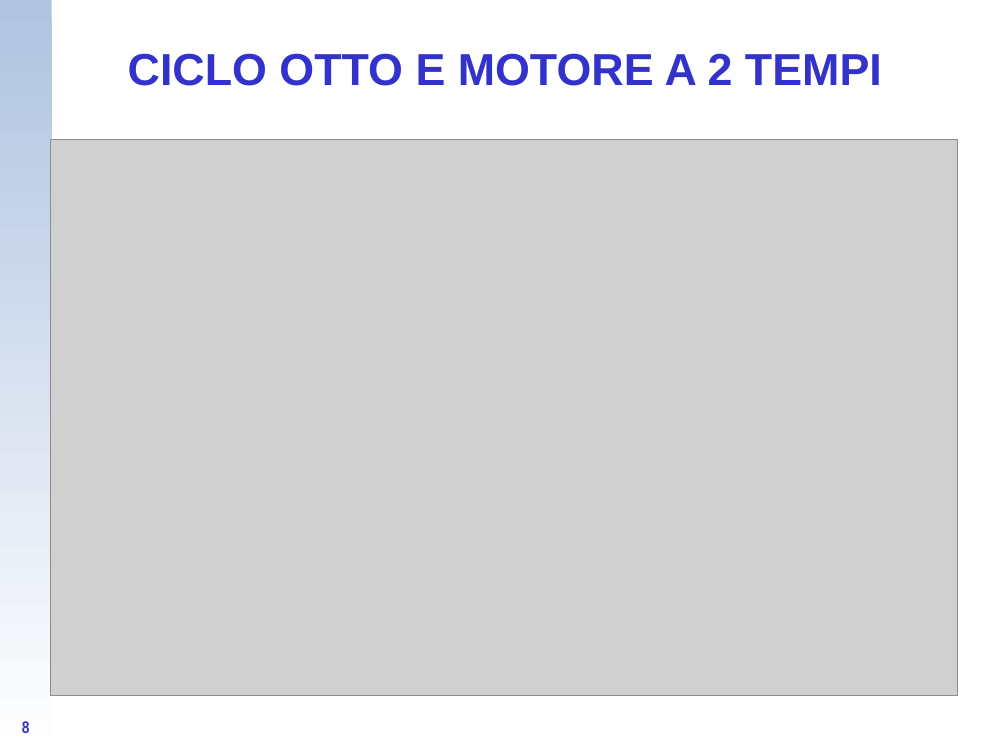
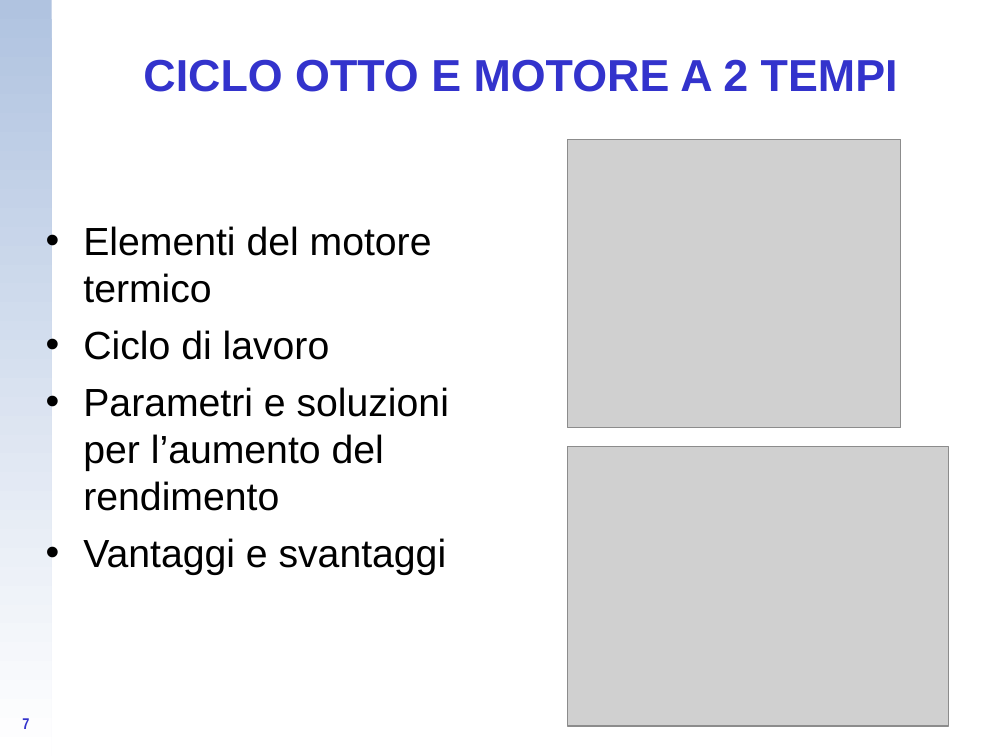
Before and after one commit to CampelloManuel/progetto-esame, a slide deck: slide 7 of tesina/Fusco Alberto.ppt (slide 8 before the commit). Drawn at 1008x756 pixels with LibreOffice and Linux fonts; fonts in the diff are those of the drawing; grey boxes stand for pictures; background and template pictures are left out. Boxes give left, top, right and bottom in pixels: in the first picture for what was removed or moved away, otherwise in the second. Text is boxed around its words. In the diff, an @@ line names an element or a change of style, - is before the commit and + after.

```diff
--- a/tesina/Fusco Alberto.ppt
+++ b/tesina/Fusco Alberto.ppt
@@ title "CICLO OTTO E MOTORE A ...": place and size @@
-title "CICLO OTTO E MOTORE A ..." at [128,53,882,86]
+title "CICLO OTTO E MOTORE A ..." at [143,59,898,92]
@@ picture removed at [50,140,958,696] @@
@@ picture added at [568,139,901,427] @@
@@ text added at [83,226,449,575], 28 pt, text #000000 @@
+• Elementi del motore termico
+• Ciclo di lavoro
+• Parametri e soluzioni per l’aumento del rendimento
+• Vantaggi e svantaggi
@@ picture added at [568,447,949,726] @@
@@ page number at [22,718,29,729]: text changed; size 12 to 11.1 pt @@
-8
+7
```
Also in this commit, not shown: 4 other slides changed, 5 slides added, 5 slides removed.
